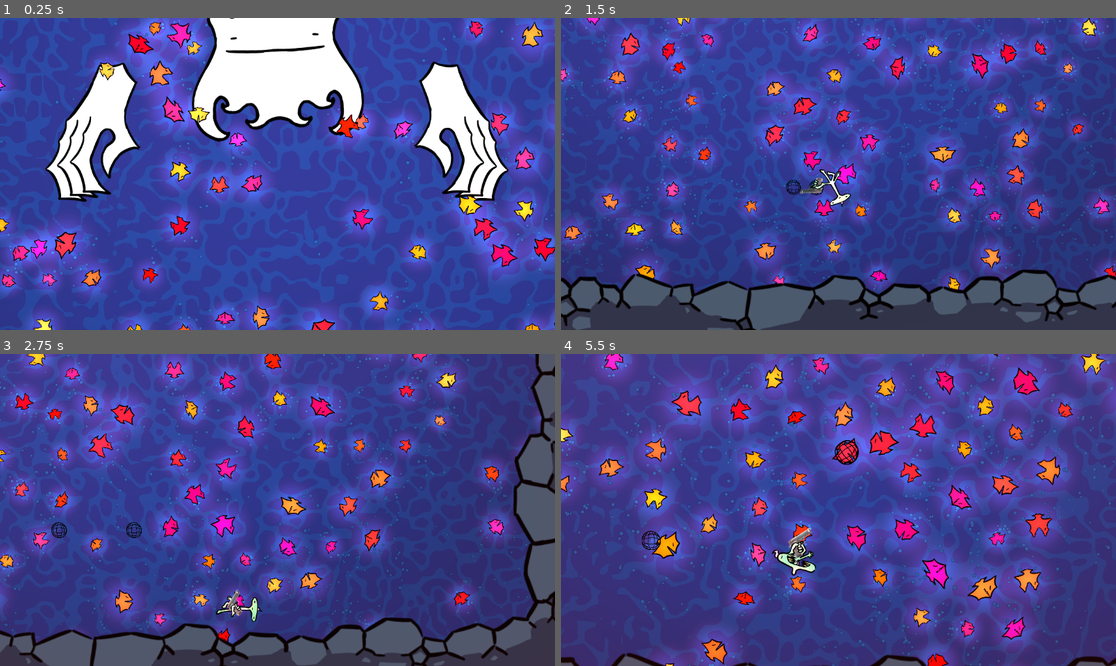
Above: before the commit, frames 1-4 (two rows, left to right).
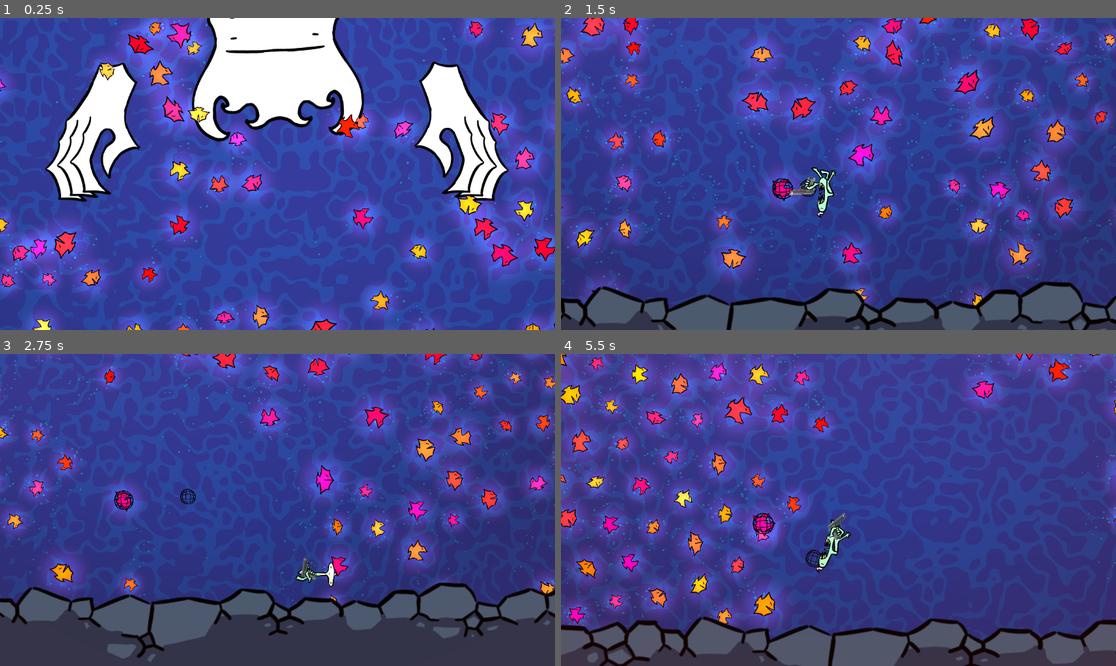
Above: after the commit, the same moments.

Repository: Krapas2/boidslop
Game: Godot game, scene res://scenes/screens/test-scene.tscn
Two runs of this game, one before a commit and one after it. Both use one fixed random seed, a clock stepped at 60 frames per second and the inputs below. Sound files missing from this copy of the repository are replaced by a short silence.
Inputs (mouse positions are in pixels of both pictures, inside the frame that each line leads up to):
- Up to frame 1 (0.25 s): no input
- Up to frame 2 (1.5 s): move the mouse to (960, 158) at 0.52 s; press the mouse at (960, 158) at 0.53 s; hold D (walk_right) 0.53-1.28 s; move the mouse to (727, 189) at 1.27 s; release the mouse at (727, 189) at 1.28 s; hold S (walk_down) from 1.28 s (still down); click (727, 189) at 1.35 s
- Up to frame 3 (2.75 s): move the mouse to (333, 441) at 2.02 s; release S (walk_down) at 2.03 s; press the mouse at (333, 441) at 2.03 s; hold D (walk_right) from 2.03 s (still down)
- Up to frame 4 (5.5 s): move the mouse to (810, 572) at 2.77 s; release D (walk_right) at 2.78 s; release the mouse at (810, 572) at 2.78 s; hold W (walk_up) 2.78-3.53 s; click (810, 572) at 2.85 s; move the mouse to (1005, 556) at 3.52 s; press the mouse at (1005, 556) at 3.53 s; hold A (walk_left) 3.53-5.03 s; move the mouse to (672, 463) at 4.27 s; release the mouse at (672, 463) at 4.28 s; click (672, 463) at 4.35 s; move the mouse to (866, 510) at 5.02 s; press the mouse at (866, 510) at 5.03 s; hold S (walk_down) from 5.03 s (still down)

The runs differ from the first frame. In frame 1, 2.1% of the frame differs, in the area x 0-100%, y 0-100%; in frame 2, 45%; in frame 3, 52%; in frame 4, 52%.

Commit message:
boid seek behaviour

Diff:
--- a/scenes/objects/boid.tscn
+++ b/scenes/objects/boid.tscn
@@ -12,6 +12,7 @@
 [ext_resource type="Texture2D" uid="uid://st8yxfni4lx3" path="res://sprites/radial-gradient/fish-light.tres" id="5_ytk2o"]
 [ext_resource type="Script" uid="uid://cjdac54qa2tx8" path="res://scripts/game/misc/point-forward.gd" id="7_acsp6"]
 [ext_resource type="Script" uid="uid://d3oxkpyb38ewl" path="res://scripts/game/randomization/randomize-rigidbody-scale.gd" id="10_acsp6"]
+[ext_resource type="Script" uid="uid://bto1ec1vv361l" path="res://scripts/game/boid/movement/boid-seek.gd" id="11_r1f8l"]
 [ext_resource type="Texture2D" uid="uid://mbtkdjnw08td" path="res://sprites/radial-gradient/bubble-particle.tres" id="13_1ntvn"]
 [ext_resource type="Script" uid="uid://bvmxfb6u2tys8" path="res://scripts/game/health/hurt-area-behaviour.gd" id="14_vebrs"]
 [ext_resource type="PackedScene" uid="uid://domiklmwbc5rr" path="res://scenes/audio/boid_bite_player.tscn" id="15_2degq"]
@@ -69,6 +70,11 @@
 
 [sub_resource type="CircleShape2D" id="CircleShape2D_4n1no"]
 radius = 8.0
+
+[sub_resource type="Curve" id="Curve_helt0"]
+_limits = [-10.0, 10.0, 0.0, 1400.0]
+_data = [Vector2(0, -1), 0.0, 0.0, 0, 0, Vector2(1400, 2.5), 0.0, 0.0, 0, 0]
+point_count = 2
 
 [sub_resource type="Curve" id="Curve_1ntvn"]
 _data = [Vector2(0, 1), 0.0, 0.0, 0, 0, Vector2(0.5, 1), 0.0, 0.0, 0, 0, Vector2(1, 0), -6.0, 0.0, 0, 0]
@@ -165,6 +171,12 @@
 strength = 300.0
 metadata/_custom_type_script = "uid://clqnrvkncoydx"
 
+[node name="BoidSeek" type="Node" parent="BoidMovementManager" unique_id=592204395 node_paths=PackedStringArray("body")]
+script = ExtResource("11_r1f8l")
+body = NodePath("../..")
+distance_to_strength = SubResource("Curve_helt0")
+metadata/_custom_type_script = "uid://bto1ec1vv361l"
+
 [node name="Bounds" type="Node" parent="." unique_id=2068607920]
 script = ExtResource("3_mp35r")
 bounds = Rect2(-700, -700, 1400, 1400)
--- a/scenes/screens/test-scene.tscn
+++ b/scenes/screens/test-scene.tscn
@@ -40,10 +40,11 @@
 chunk_size = 90.0
 metadata/_custom_type_script = "uid://b7gk42klnf12u"
 
-[node name="BoidPopulator" type="Node" parent="." unique_id=1640654531 node_paths=PackedStringArray("flock_manager")]
+[node name="BoidPopulator" type="Node" parent="." unique_id=1640654531 node_paths=PackedStringArray("flock_manager", "player_body")]
 script = ExtResource("2_p7rwu")
 boid_scene = ExtResource("2_cgxnh")
 flock_manager = NodePath("../BoidFlockManager")
+player_body = NodePath("../PlayerBody")
 bounds = Rect2(-700, -700, 1400, 1400)
 count = 250
 
--- a/scripts/game/boid/boid-populator.gd
+++ b/scripts/game/boid/boid-populator.gd
@@ -3,6 +3,7 @@
 
 @export var boid_scene: PackedScene
 @export var flock_manager: BoidFlockManager
+@export var player_body: Node2D
 @export var bounds: Rect2
 @export var count: int
 
@@ -17,6 +18,7 @@
 	set_boid_manager(boid_body)
 	set_boid_position(boid_body)
 	set_boid_velocity(boid_body)
+	set_boid_seek_target(boid_body)
 
 func set_boid_position(boid_body: RigidBody2D) -> void:
 	var position: Vector2 = Vector2(
@@ -32,3 +34,8 @@
 func set_boid_manager(boid_body: RigidBody2D) -> void:
 	var movement_manager: BoidMovementManager = boid_body.get_node("BoidMovementManager")
 	movement_manager.flock_manager = flock_manager
+
+func set_boid_seek_target(boid_body: RigidBody2D) -> void:
+	var movement_manager: BoidMovementManager = boid_body.get_node("BoidMovementManager")
+	var boid_seek: BoidSeek = movement_manager.get_node("BoidSeek")
+	boid_seek.target = player_body
--- /dev/null
+++ b/scripts/game/boid/movement/boid-seek.gd
@@ -0,0 +1,26 @@
+extends BoidMovementBehaviour
+class_name BoidSeek
+
+@export var body: Node2D
+@export var target: Node2D
+@export var distance_to_strength: Curve
+
+@onready var movement_manager: BoidMovementManager = get_parent()
+
+func _ready() -> void:
+	_enter_manager()
+
+func _enter_manager() -> void:
+	movement_manager.behaviours.append(self)
+
+func boid_velocity() -> Vector2:
+	var relative_position: Vector2 = target.global_position - body.global_position
+	var strength: float = distance_to_strength.sample_baked(
+		clampf(
+			relative_position.length(),
+			distance_to_strength.min_domain,
+			distance_to_strength.max_domain
+		)
+	)
+
+	return relative_position.normalized() * strength
Not shown, added: scripts/game/boid/movement/boid-seek.gd.uid
